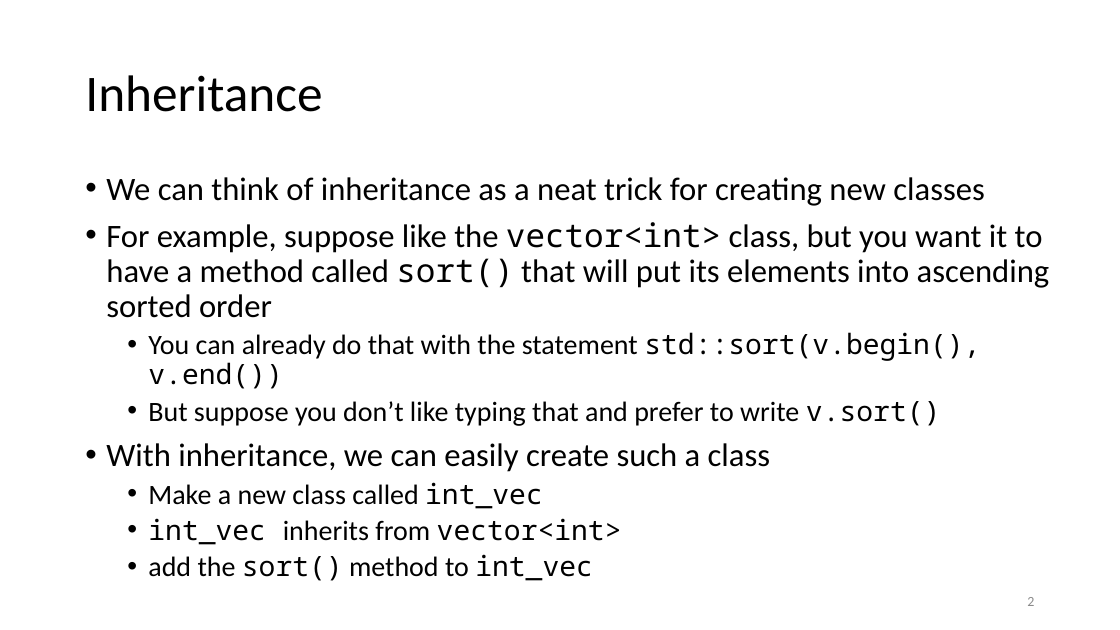
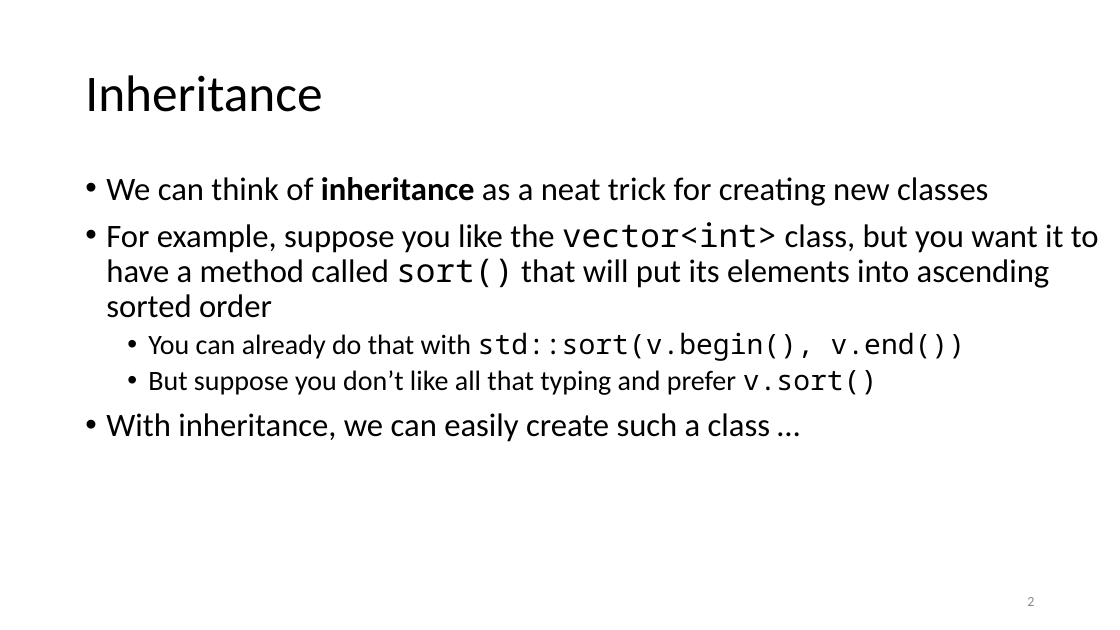
Before and after one commit to tjd1234/cmpt135spring2024, a slide deck: slide 2 of sample_code/week6/week6_cmpt135.pptx. Drawn at 1120x630 pixels with LibreOffice and Linux fonts; fonts in the diff are those of the drawing. Boxes give left, top, right and bottom in pixels: in the first picture for what was removed or moved away, otherwise in the second. Text is boxed around its words. In the diff, an @@ line names an element or a change of style, - is before the commit and + after.

Commit message:
updated

```diff
--- a/sample_code/week6/week6_cmpt135.pptx
+++ b/sample_code/week6/week6_cmpt135.pptx
@@ text at [106, 177, 988, 206]: bold on in "inheritance" @@
@@ text at [106, 222, 1099, 442]: text changed; size 24 to 28 pt @@
-• For example, suppose like the vector<int> class, but you want it to have a method called sort() that will put its elements into ascending sorted order
-  • You can already do that with the statement std::sort(v.begin(), v.end())
-  • But suppose you don’t like typing that and prefer to write v.sort()
-• With inheritance, we can easily create such a class
-  • Make a new class called int_vec
-  • int_vec inherits from vector<int>
-  • add the sort() method to int_vec
+• For example, suppose you like the vector<int> class, but you want it to have a method called sort() that will put its elements into ascending sorted order
+  • You can already do that with std::sort(v.begin(), v.end())
+  • But suppose you don’t like all that typing and prefer v.sort()
+• With inheritance, we can easily create such a class …
```
Also in this commit, not shown: 28 other slides changed, 6 slides added.
